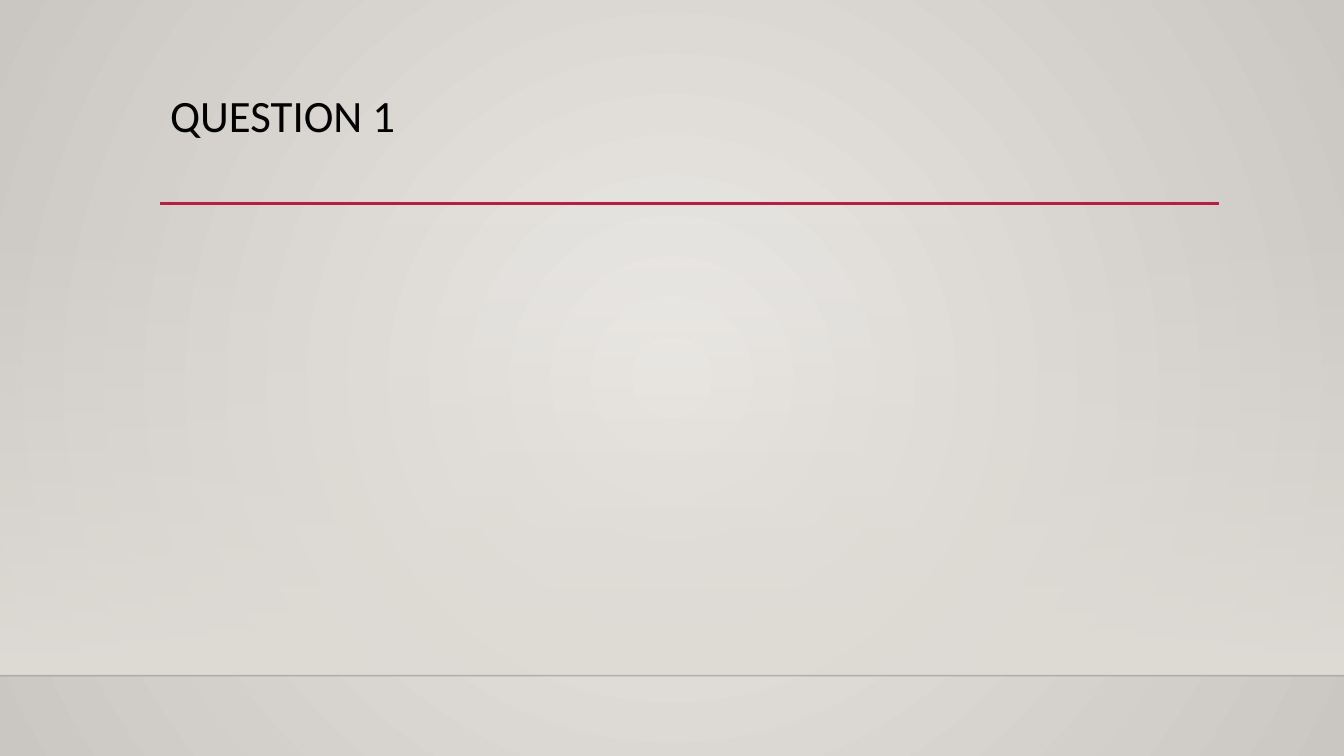
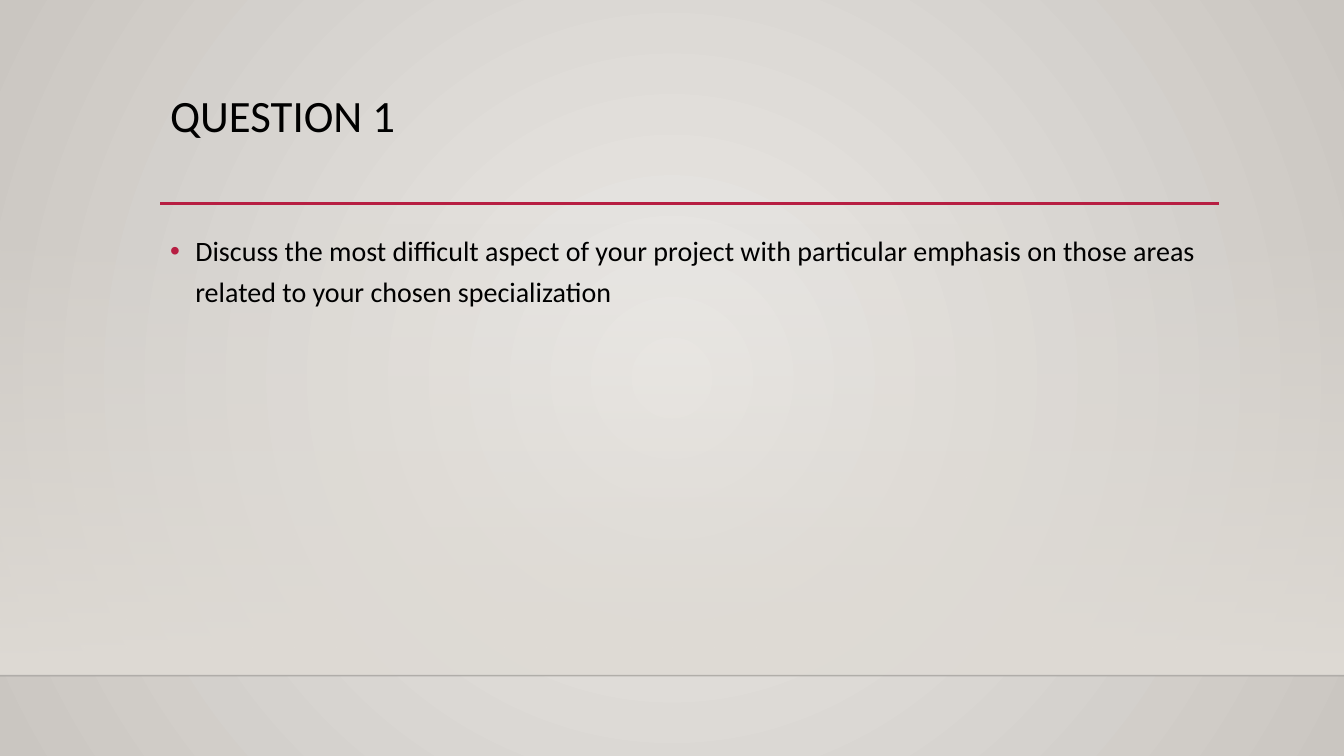
Before and after one commit to AlexisPechon/4th-Year-Android-App-Project, a slide deck: slide 8 of Final Report Docs/Alexis_Pechon_BSHCSD4_x19358953_Final Presentation.pptx. Drawn at 1344x756 pixels with LibreOffice and Linux fonts; fonts in the diff are those of the drawing; background and template pictures are left out. Boxes give left, top, right and bottom in pixels: in the first picture for what was removed or moved away, otherwise in the second. Text is boxed around its words. In the diff, an @@ line names an element or a change of style, - is before the commit and + after.

```diff
--- a/Final Report Docs/Alexis_Pechon_BSHCSD4_x19358953_Final Presentation.pptx
+++ b/Final Report Docs/Alexis_Pechon_BSHCSD4_x19358953_Final Presentation.pptx
@@ text added at (195,241,1194,307), 20 pt, text #000000 @@
+• Discuss the most difficult aspect of your project with particular emphasis on those areas related to your chosen specialization
```
Also in this commit, not shown: 4 other slides changed, 2 other files.
